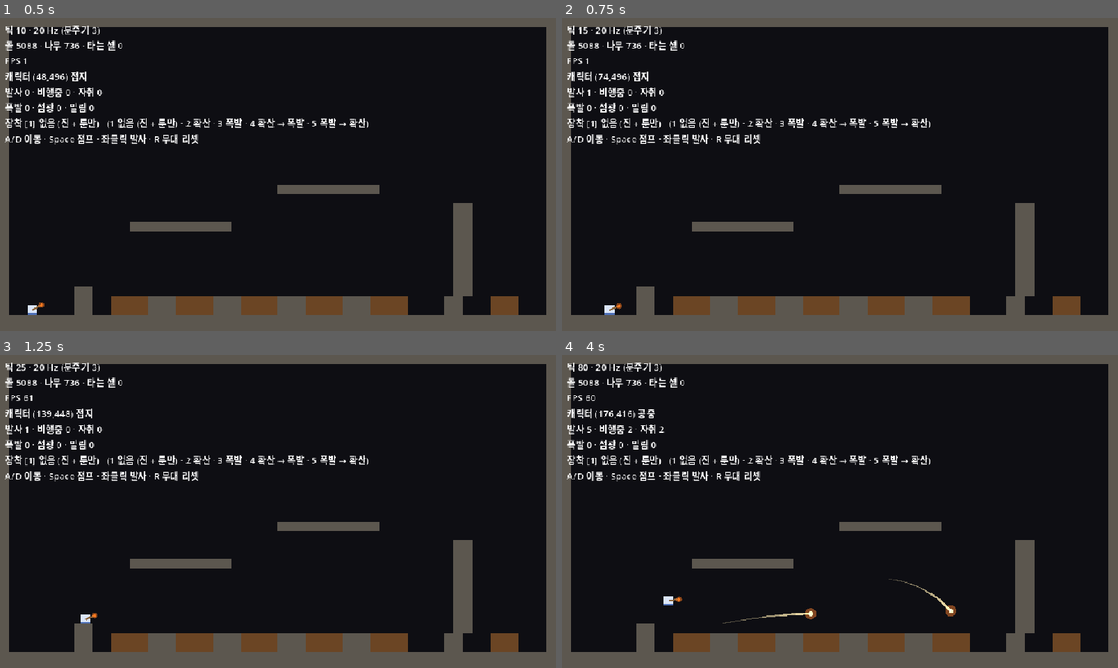
Above: before the commit, frames 1-4 (two rows, left to right).
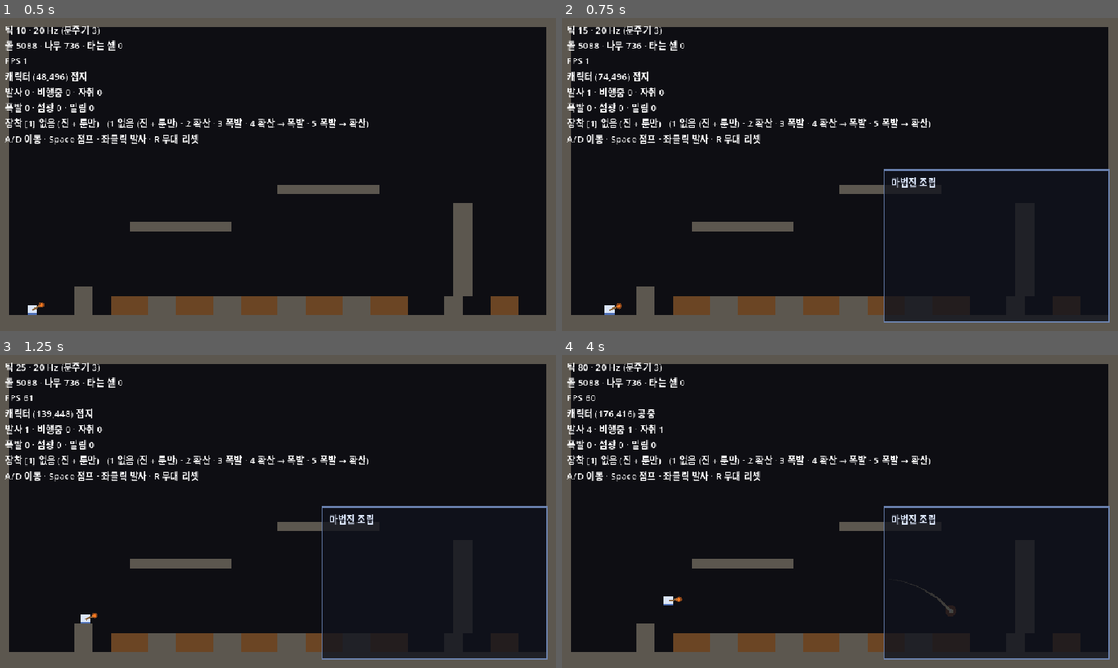
Above: after the commit, the same moments.

Repository: djgnfj-svg/tockbon
Game: Godot game, scene res://src/stage/stage.tscn
Two runs of this game, one before a commit and one after it. Both use one fixed random seed, a clock stepped at 60 frames per second and the inputs below.
Inputs (mouse positions are in pixels of both pictures, inside the frame that each line leads up to):
- Up to frame 1 (0.5 s): no input
- Up to frame 2 (0.75 s): tap Enter at 0.5 s; move the mouse to (962, 158) at 0.52 s; hold D (move_right) from 0.53 s (still down); hold Tab (toggle_assembly, bound only after the commit) from 0.53 s (still down); click (962, 158) at 0.67 s
- Up to frame 3 (1.25 s): keep holding D (move_right); keep holding Tab (toggle_assembly, bound only after the commit); tap Space (jump) at 0.77 s
- Up to frame 4 (4 s): release D (move_right) at 1.25 s; release Tab (toggle_assembly, bound only after the commit) at 1.25 s; drag from (728, 527) to (812, 574) at 1.27 s; tap Space (jump) at 2, 3.77 s; move the mouse to (895, 442) at 2.02 s; hold D (move_right) 2.03-2.75 s; hold Tab (toggle_assembly, bound only after the commit) 2.03-2.75 s; tap Q at 2.1 s; click (895, 442) at 2.17 s; drag from (812, 574) to (673, 464) at 2.77 s; move the mouse to (1006, 558) at 3.52 s; hold A (move_left) from 3.53 s (still down); hold Tab (toggle_assembly, bound only after the commit) from 3.53 s (still down); tap Shift at 3.6 s; click (1006, 558) at 3.67 s

Frame 1 is identical in both runs. In frame 2, 4.3% of the frame differs, in the area x 57-99%, y 48-98%; in frame 3, 4.3%; in frame 4, 4.6%, in the area x 4-99%, y 22-98%.

Commit message:
spell: 조립창을 빈 판으로 띄우되 세상을 안 멈춘다 (단계 2)
Tab으로 여닫는 창 하나. 뒷판과 테두리와 제목뿐이고 동심원·층·룬 자리는
단계 3~5의 일이다.

이 단계의 전부는 mouse_filter다. stage.gd 가 스스로 「이 껍데기가 죽는
1번 방식」이라고 적어 둔 자리다 — 전부 막으면 전 그물이 초록인 채로
발사가 죽고, 전부 통과시키면 창을 클릭할 때마다 마법이 나간다. 전면
Control 을 안 깔고 창 노드의 사각형 자체를 상호작용 영역으로 삼았다.
창 밖은 그 노드가 없는 것과 같아 클릭이 발사로 간다.

get_tree().paused 는 한 줄도 안 건드렸다. 창이 열려도 틱은 계속 돈다.

창은 화면의 19.6%다. 무대를 다 가리면 「세상이 안 멈춘다」를 눈으로
확인할 수가 없다. HUD/Stats 와 52px 떨어져 있고 캐릭터 스폰 자리도 피한다.

Tab이 안 먹는 원인이 둘이라 둘 다 막았다 — 창 안 Control 이 Tab을
먹는 것은 focus_mode=NONE 으로, 입력 맵이 안 실린 것은 그물이 액션
이름을 stage_input.gd 에서 정규식으로 뽑아 InputMap 과 맞대는 것으로.

Co-Authored-By: Claude Opus 5 (1M context) <noreply@anthropic.com>
Claude-Session: https://claude.ai/code/session_01AMkXmt1W5qq92K4dVZ4xVs

Diff:
--- a/project.godot
+++ b/project.godot
@@ -56,6 +56,11 @@
 "events": [Object(InputEventKey,"resource_local_to_scene":false,"resource_name":"","device":-1,"window_id":0,"alt_press …(190 unchanged characters)…
 ]
 }
+toggle_assembly={
+"deadzone": 0.2,
+"events": [Object(InputEventKey,"resource_local_to_scene":false,"resource_name":"","device":-1,"window_id":0,"alt_pressed":false,"shift_pressed":false,"ctrl_pressed":false,"meta_pressed":false,"pressed":false,"keycode":0,"physical_keycode":4194306,"key_label":0,"unicode":0,"location":0,"echo":false,"script":null)
+]
+}
 toggle_fullscreen={
 "deadzone": 0.2,
 "events": [Object(InputEventKey,"resource_local_to_scene":false,"resource_name":"","device":-1,"window_id":0,"alt_press …(195 unchanged characters)…
--- a/src/stage/stage.gd
+++ b/src/stage/stage.gd
@@ -12,6 +12,7 @@
 const CharacterView := preload("res://src/view/character_view.gd")
 const SpellView := preload("res://src/view/spell_view.gd")
 const BlastFx := preload("res://src/view/blast_fx.gd")
+const CircleWindow := preload("res://src/view/circle_window.gd")
 const Character := preload("res://src/actor/character.gd")
 const Aim := preload("res://src/actor/aim.gd")
 const SpellCircle := preload("res://src/actor/spell_circle.gd")
@@ -129,6 +130,9 @@
 ##  ⚠ 그래도 뷰포트 좌표 → 월드 좌표 변환은 **반드시** 캔버스 변환을 되돌려야 한다
 ##   (`stage_input._to_world`). 안 하면 흔드는 동안 조준이 조용히 엉뚱한 데로 간다.
 @onready var _camera: Camera2D = $Camera2D
+## 🔴 조립창은 `HUD`(`CanvasLayer`) 아래다 — `Node2D`로 두면 화면 흔들림에 같이 흔들린다.
+##  ⚠ **껍데기는 열고 닫기만 시킨다.** 창이 제 상태를 알고, 좌표도 제 것을 쓴다.
+@onready var _circle_window: CircleWindow = $HUD/CircleWindow
 @onready var _char_view: CharacterView = $CharacterView
 @onready var _spell_view: SpellView = $SpellView
 @onready var _blast_fx: BlastFx = $BlastFx
@@ -168,6 +172,9 @@
 	_input.fire_requested.connect(_fire_at)
 	_input.reset_requested.connect(reset_stage)
 	_input.loadout_requested.connect(_set_loadout)
+	# 🔴🔴 **세상을 안 멈춘다** — 여기서 `get_tree().paused`를 건드리지 마라.
+	#  창을 연 채로 걷고·쏘고·불이 번지는 것이 기획 판정 4의 전부다.
+	_input.assembly_toggled.connect(_circle_window.toggle)
 	_set_loadout(_loadout)
 	reset_stage()
 
--- a/src/stage/stage.tscn
+++ b/src/stage/stage.tscn
@@ -6,6 +6,7 @@
 [ext_resource type="Script" path="res://src/view/character_view.gd" id="4_char"]
 [ext_resource type="Script" path="res://src/view/spell_view.gd" id="5_spell"]
 [ext_resource type="Script" path="res://src/view/blast_fx.gd" id="6_blast"]
+[ext_resource type="Script" path="res://src/view/circle_window.gd" id="7_window"]
 
 [node name="Stage" type="Node2D"]
 script = ExtResource("1_stage")
@@ -37,3 +38,9 @@
 offset_bottom = 210.0
 mouse_filter = 2
 text = "…"
+
+[node name="CircleWindow" type="Control" parent="HUD"]
+visible = false
+focus_mode = 0
+mouse_filter = 0
+script = ExtResource("7_window")
--- a/src/stage/stage_input.gd
+++ b/src/stage/stage_input.gd
@@ -12,6 +12,8 @@
 ## 🔴🔴 **조합을 번갈아 쏘는 것이 몇 초 안에 돼야 한다** — 그게 판정 1·2를 재는 유일한 방법이다.
 ##  ⚠ 여기는 **번호만** 넘긴다. 번호 → 문양 목록 표는 `stage.gd`에 있다(조립은 껍데기의 일이다).
 signal loadout_requested(n: int)
+## 조립창 열기/닫기(Tab). ⚠ **여는지 닫는지를 여기서 안 정한다** — 창이 제 상태를 안다.
+signal assembly_toggled
 
 ## 🔴 물리 키 → 조합 번호. 입력 맵을 안 지나므로 `project.godot`을 안 고치고,
 ##  그래서 **에디터 재시작이 필요 없다**(이 파일은 본편에 안 남는다).
@@ -47,6 +49,15 @@
 		var k := event as InputEventKey
 		if not k.pressed or k.echo:
 			return
+		# 🔴 **조립창은 본편에 남으므로 입력 맵 액션이다** — 위 디버그 키(raw keycode)와 반대다.
+		#  이동·점프와 같은 칸이고, 그래서 `project.godot`에 `toggle_assembly`가 있다.
+		# ⚠ **Tab이 안 먹는 원인이 둘이다**: ① 창 안 `Control`이 포커스를 잡으면 `ui_focus_next`가
+		#  GUI에서 Tab을 먹어 여기 **안 온다** ② 입력 맵을 고친 뒤 에디터를 안 재시작했다.
+		#  🔴 증상이 똑같으니 ①(`focus_mode = NONE`)부터 확인해라.
+		if k.is_action_pressed("toggle_assembly"):
+			assembly_toggled.emit()
+			get_viewport().set_input_as_handled()
+			return
 		if PRESET_KEYS.has(k.physical_keycode):
 			loadout_requested.emit(int(PRESET_KEYS[k.physical_keycode]))
 			return
--- /dev/null
+++ b/src/view/circle_window.gd
@@ -0,0 +1,57 @@
+extends Control
+## 마법진 조립창 — 🔴 **이 단계는 뒷판과 제목뿐이다.**
+##  동심원·층 고리·룬 자리·팔레트는 **단계 3~5의 일이다. 미리 만들지 않는다.**
+##
+## 🔴🔴 **`mouse_filter`가 이 창의 계약이고, 이 단계가 재는 것 전부다.**
+##
+## ```
+##  이 노드의 사각형 안  →  STOP    클릭이 발사로 안 샌다
+##  그 밖                →  이 노드가 없는 것과 같다  →  **창을 연 채로 쏴진다**
+## ```
+##
+##  🔴 밖에서 쏴지는 것이 「세상이 안 멈춘다」의 증거다(기획 판정 4). 그래서 **전면 `Control`을
+##   깔지 않는다** — 화면을 덮는 순간 `IGNORE`든 `STOP`이든 그 증거가 사라지거나 발사가 죽는다.
+##  ⚠ 값은 `stage.tscn`에 적혀 있고 **여기서 런타임에 덮어쓰지 않는다.** 덮어쓰면 씬에 적힌 값이
+##   아무 의미 없는 거짓 손잡이가 되고, 나중에 모달이 뒤를 막아야 할 때 그걸 조용히 뒤엎는다
+##   (`stage.gd`의 같은 주석 — v1 실측).
+##
+## 🔴 창은 `HUD`(`CanvasLayer`) 아래다. `Node2D`로 두면 **화면 흔들림에 창이 같이 흔들린다.**
+##  ⚠ 그래서 클릭 좌표에 `stage_input._to_world`를 쓰면 안 된다 — `CanvasLayer`는 카메라 변환을
+##   안 받으므로 되돌릴 변환이 없다. 되돌리면 흔들리는 동안 클릭이 엉뚱한 데로 간다.
+##
+## ⚠ **`focus_mode`는 NONE이어야 한다**(씬에 적혀 있다). 창 안 `Control`에 포커스가 잡히면
+##  Tab이 `ui_focus_next`로 GUI에서 소비되어 `_unhandled_input`에 **안 온다** ⇒ 「Tab이 안 먹는다」.
+##  🔴 증상이 「입력 맵을 안 고쳤다」와 똑같아서 진단이 오래 걸린다 — 포커스를 먼저 의심해라.
+
+const Fx := preload("res://src/view/fx_tuning.gd")
+
+
+func _ready() -> void:
+	# 🔴 **이 사각형이 곧 상호작용 영역이다** — `mouse_filter`가 여기서만 먹는다.
+	#  치수는 `fx_tuning`이 단일 소스다(씬에 offset을 적으면 두 곳이 된다).
+	position = Fx.WINDOW_RECT.position
+	size = Fx.WINDOW_RECT.size
+
+
+## Tab. ⚠ 껍데기가 `visible`을 직접 만지지 않게 문을 하나만 둔다 — 나중에 열고 닫을 때
+##  할 일이 늘면(포커스·애니메이션) 그게 여기 한 곳에 붙는다.
+func toggle() -> void:
+	visible = not visible
+
+
+func _draw() -> void:
+	# ⚠ 좌표가 **창 안쪽 기준**이다(`Control`의 `_draw`는 자기 사각형 원점을 쓴다).
+	#  화면 좌표를 쓰면 창을 옮길 때 그림만 안 따라온다.
+	var r := Rect2(Vector2.ZERO, size)
+	draw_rect(r, Fx.WINDOW_BG, true)
+	draw_rect(r, Fx.WINDOW_EDGE, false, Fx.WINDOW_EDGE_PX)
+
+	# ⚠ 폰트가 없으면 **그리지 않는다.** `null`을 넘기면 엔진이 매 프레임 짖고,
+	#  래퍼가 stderr를 실패로 치니 그 순간 그물이 통째로 빨개진다.
+	var font := get_theme_default_font()
+	if font == null:
+		return
+	draw_string(font,
+		Vector2(Fx.WINDOW_PAD_PX, Fx.WINDOW_PAD_PX + float(Fx.WINDOW_TITLE_SIZE)),
+		Fx.WINDOW_TITLE, HORIZONTAL_ALIGNMENT_LEFT, -1,
+		Fx.WINDOW_TITLE_SIZE, Fx.WINDOW_TITLE_COLOR)
--- a/src/view/fx_tuning.gd
+++ b/src/view/fx_tuning.gd
@@ -63,6 +63,30 @@
 ##  「약하다」로 읽힌다 — 크기 축(층 수)과 뜻이 겹친다.
 const MUZZLE_DEAD := Color(0.62, 0.62, 0.66, 0.85)
 const MUZZLE_DEAD_WIDTH_PX := 1.5
+
+# ─── 조립창 ───────────────────────────────────────────────────────
+## 🔴🔴 **창이 무대를 다 가리면 안 된다.** 세상이 안 보이면 「창을 연 채로 세상이 계속 돈다」를
+##  **눈으로 확인할 수가 없고**, 그게 이 단계가 재는 것 전부다(기획 판정 4).
+##  ⇒ 화면 일부 + 반투명. `net_render`가 넓이와 자리를 잰다.
+##
+## ⚠ **자리가 오른쪽 아래인 이유는 `HUD/Stats`다.** 그 Label이 (8,8)~(900,210)을 쓰므로
+##  겹치면 글씨가 섞인다. 그리고 캐릭터 시작 자리가 왼쪽 아래(48,480)라 **거기도 피한다** —
+##  창에 가려 캐릭터가 안 보이면 「창을 연 채로 걷는다」를 못 본다.
+## 🔴 **여기가 치수의 단일 소스다.** 씬에 offset을 적으면 두 곳이 되고, 그때 창은 씬 값으로 뜨는데
+##  그물은 이 값을 재서 **둘 다 초록인 채로 갈라진다.**
+const WINDOW_RECT := Rect2(556, 262, 388, 262)
+
+## ⚠ **알파가 0.78인 것이 요점이다.** 불투명하면 창 뒤의 불·투사체가 안 보이고,
+##  너무 옅으면 제목이 지형에 묻힌다.
+const WINDOW_BG := Color(0.06, 0.07, 0.11, 0.78)
+const WINDOW_EDGE := Color(0.45, 0.55, 0.75, 0.9)
+const WINDOW_EDGE_PX := 2.0
+const WINDOW_PAD_PX := 12.0
+
+## ⚠ 이 단계의 창은 **뒷판과 제목뿐이다.** 동심원·층·룬 자리·팔레트는 단계 3~5가 채운다.
+const WINDOW_TITLE := "마법진 조립"
+const WINDOW_TITLE_COLOR := Color(0.86, 0.90, 0.98)
+const WINDOW_TITLE_SIZE := 16
 
 # ─── 🔴🔴 확산 세대 표 — 화면 쪽 절반 ────────────────────────────
 ## `sim_tuning.SIM_SIZES`와 **길이가 같아야 하고 방향도 같아야 한다**(둘 다 세대마다 감소).
--- a/tests/nets/net_render.gd
+++ b/tests/nets/net_render.gd
@@ -16,8 +16,18 @@
 const VIEW_DIR := "res://src/view"
 const STAGE_SCENE := "res://src/stage/stage.tscn"
 const STAGE_SCRIPT := "res://src/stage/stage.gd"
+const STAGE_INPUT_SCRIPT := "res://src/stage/stage_input.gd"
 const CellRenderer := preload("res://src/view/cell_renderer.gd")
 const Mat := preload("res://src/sim/cell_materials.gd")
+const Fx := preload("res://src/view/fx_tuning.gd")
+
+## HUD의 `CanvasLayer`. 🔴 **좌클릭이 발사로 가느냐가 갈리는 층이 정확히 여기다.**
+const HUD_PATH := "HUD"
+
+## 🔴🔴 **클릭을 먹어도 되는 노드.** 여기 없는 `Control`이 `STOP`이면 좌클릭이 조용히 죽는다.
+##  ⚠ **목록을 손으로 드는 것이 곧 계약이다.** 새 창을 붙이면서 여기 안 적으면 그물이 먼저 짖고,
+##   적으면 「이건 일부러 먹는다」가 리포에 남는다. 자동으로 알아내면 그 선언이 사라진다.
+const INTERACTIVE: Array[String] = ["HUD/CircleWindow"]
 
 
 func run(t) -> void:
@@ -29,6 +39,115 @@
 	_injection_matches_shader(t)
 	_palette_size_matches(t)
 	_onready_paths_resolve(t)
+	_mouse_filter_contract(t)
+	_input_actions_exist(t)
+
+
+## 🔴🔴 **입력 맵에 없는 액션을 부르면 엔진이 짖고, 화면에서는 「그 키만 안 먹는다」로만 보인다.**
+##  Tab이 안 먹는 원인이 **둘**인데(포커스 · 입력 맵) 증상이 똑같아 진단이 오래 걸린다 —
+##  이 검사가 **둘 중 하나를 지워 준다.**
+##
+## ⚠ 이름을 손으로 적지 않고 **소스에서 뽑는다.** 적으면 액션을 늘릴 때 조용히 낡는다.
+## ⚠ 주석 안에 `is_action_pressed("...")` 꼴을 적으면 그것도 요구로 잡힌다 —
+##  거짓 양성이지만 **빨갛게** 틀리므로 조용히 새지는 않는다.
+func _input_actions_exist(t) -> void:
+	var src := _read(STAGE_INPUT_SCRIPT)
+	var wanted: Dictionary = {}
+	for pattern: String in [
+		"is_action[a-z_]*\\(\\s*\"([A-Za-z0-9_]+)\"",
+		"get_axis\\(\\s*\"([A-Za-z0-9_]+)\"\\s*,\\s*\"([A-Za-z0-9_]+)\"",
+	]:
+		var re := RegEx.new()
+		t.eq(re.compile(pattern), OK, "액션 패턴이 컴파일된다")
+		for m: RegExMatch in re.search_all(src):
+			for g in range(1, m.get_group_count() + 1):
+				var nm := m.get_string(g)
+				if nm != "":
+					wanted[nm] = true
+	# 🔴 하나도 못 찾으면 아래가 안 돌고 **초록이 된다.**
+	t.ok(wanted.size() > 0, "껍데기가 부르는 입력 액션을 찾았다 (%d개)" % wanted.size())
+	for nm: String in wanted.keys():
+		t.ok(InputMap.has_action(nm), "입력 맵에 액션 `%s` 가 있다" % nm)
+
+
+## 🔴🔴 **이 껍데기가 죽는 1번 방식이다**(`stage.gd`가 스스로 적어 둔 것).
+##  발사가 좌클릭인데 HUD가 `Control`이다 — 뒷판 하나를 기본값(`STOP`)으로 씌우는 순간
+##  **좌클릭이 통째로 먹히고, 에러는 안 나고 전 그물이 초록이다.**
+##
+## ⚠ **양쪽이 다 위험하다:**
+##  · 전부 `STOP`   → 발사가 죽는다. 화면은 멀쩡해 보인다
+##  · 전부 `IGNORE` → **창을 클릭할 때마다 마법이 나간다**
+##
+## 🔴 그래서 한 방향만 재면 안 된다 — 아래는 **둘 다** 잰다:
+##  선언 안 된 `Control`은 `IGNORE`여야 하고, 선언된 것은 `STOP`이어야 한다.
+##
+## ⚠ **HUD의 직계 자식만 본다.** 창 **안쪽** `Control`은 이미 상호작용 영역 안이라 어느 값이든
+##  발사에 안 닿는다 — 재귀로 훑으면 단계 3~5에서 거짓 경보만 는다.
+func _mouse_filter_contract(t) -> void:
+	var scene: PackedScene = load(STAGE_SCENE)
+	if scene == null or not scene.can_instantiate():
+		return
+	var root := scene.instantiate()
+	var hud := root.get_node_or_null(HUD_PATH)
+	t.ok(hud != null, "씬에 %s 가 있다" % HUD_PATH)
+	if hud == null:
+		root.free()
+		return
+
+	# 🔴 폴더 스캔 그물의 첫 줄과 같은 이유 — 자식이 0이면 아래가 하나도 안 돌고 초록이 된다.
+	var seen := 0
+	for child in hud.get_children():
+		if not (child is Control):
+			continue
+		seen += 1
+		var ctl := child as Control
+		var path := "%s/%s" % [HUD_PATH, ctl.name]
+		if INTERACTIVE.has(path):
+			t.eq(ctl.mouse_filter, Control.MOUSE_FILTER_STOP,
+				"%s 는 클릭을 먹는다 (STOP — 여기 클릭은 발사가 아니다)" % path)
+		else:
+			t.eq(ctl.mouse_filter, Control.MOUSE_FILTER_IGNORE,
+				"%s 는 클릭을 통과시킨다 (IGNORE — 좌클릭이 발사로 간다)" % path)
+	t.ok(seen > 0, "%s 아래 Control이 있다 (%d개)" % [HUD_PATH, seen])
+	# ⚠ 선언이 비면 위 루프가 「전부 IGNORE여야 한다」만 재고, 그러면 **창이 사라져도 초록이다.**
+	t.ok(INTERACTIVE.size() > 0, "클릭을 먹는 노드가 선언돼 있다 (%d개)" % INTERACTIVE.size())
+	for path: String in INTERACTIVE:
+		t.ok(root.get_node_or_null(path) != null, "선언된 %s 가 씬에 실재한다" % path)
+
+	# 🔴 창이 **닫힌 채로** 시작한다. 열린 채로 켜지면 첫 화면이 가려지고,
+	#  그 상태를 사용자가 「창이 안 닫힌다」로 읽는다.
+	var win := root.get_node_or_null("HUD/CircleWindow") as Control
+	t.ok(win != null and not win.visible, "조립창이 닫힌 채로 시작한다")
+
+	_window_leaves_the_stage_visible(t, root)
+	root.free()
+
+
+## 🔴🔴 **창이 무대를 다 가리면 「세상이 안 멈춘다」를 눈으로 확인할 수가 없다**(계획 위험 11).
+##  ⚠ 그리고 `HUD/Stats`와 겹치면 글씨가 섞인다(위험 12) — 둘 다 화면 문제라 **에러가 안 난다.**
+## 🔴 치수의 단일 소스가 `fx_tuning`이므로 **그 값을 잰다.** 씬의 offset을 재면 두 곳이 된다.
+func _window_leaves_the_stage_visible(t, root: Node) -> void:
+	var r: Rect2 = Fx.WINDOW_RECT
+	var vw := float(ProjectSettings.get_setting("display/window/size/viewport_width"))
+	var vh := float(ProjectSettings.get_setting("display/window/size/viewport_height"))
+	t.ok(vw > 0.0 and vh > 0.0, "뷰포트 크기를 읽었다 (%dx%d)" % [int(vw), int(vh)])
+	t.ok(r.size.x > 0.0 and r.size.y > 0.0, "조립창에 크기가 있다 (%dx%d)" % [
+		int(r.size.x), int(r.size.y)])
+	t.ok(r.position.x >= 0.0 and r.position.y >= 0.0 and r.end.x <= vw and r.end.y <= vh,
+		"조립창이 화면 안에 들어간다 (%s ~ %s)" % [r.position, r.end])
+	# 절반은 넉넉한 상한이다 — 「일부」의 하한선이지 손맛값이 아니다.
+	t.ok(r.size.x * r.size.y < vw * vh * 0.5,
+		"조립창이 화면의 절반을 안 넘는다 (%d%%)" % int(r.size.x * r.size.y * 100.0 / (vw * vh)))
+
+	var stats := root.get_node_or_null("HUD/Stats") as Control
+	t.ok(stats != null, "씬에 HUD/Stats 가 있다")
+	if stats == null:
+		return
+	var sr := Rect2(
+		Vector2(stats.offset_left, stats.offset_top),
+		Vector2(stats.offset_right - stats.offset_left,
+			stats.offset_bottom - stats.offset_top))
+	t.ok(not sr.intersects(r), "조립창이 HUD/Stats(%s)와 안 겹친다" % sr)
 
 
 ## 🔴🔴 **셰이더의 `palette[N]` 과 `Mat.SLOT_COUNT` 는 짝이다.**
Not shown: 1 places in src/stage/stage.tscn that only renumber resources
Not shown, added: src/view/circle_window.gd.uid
